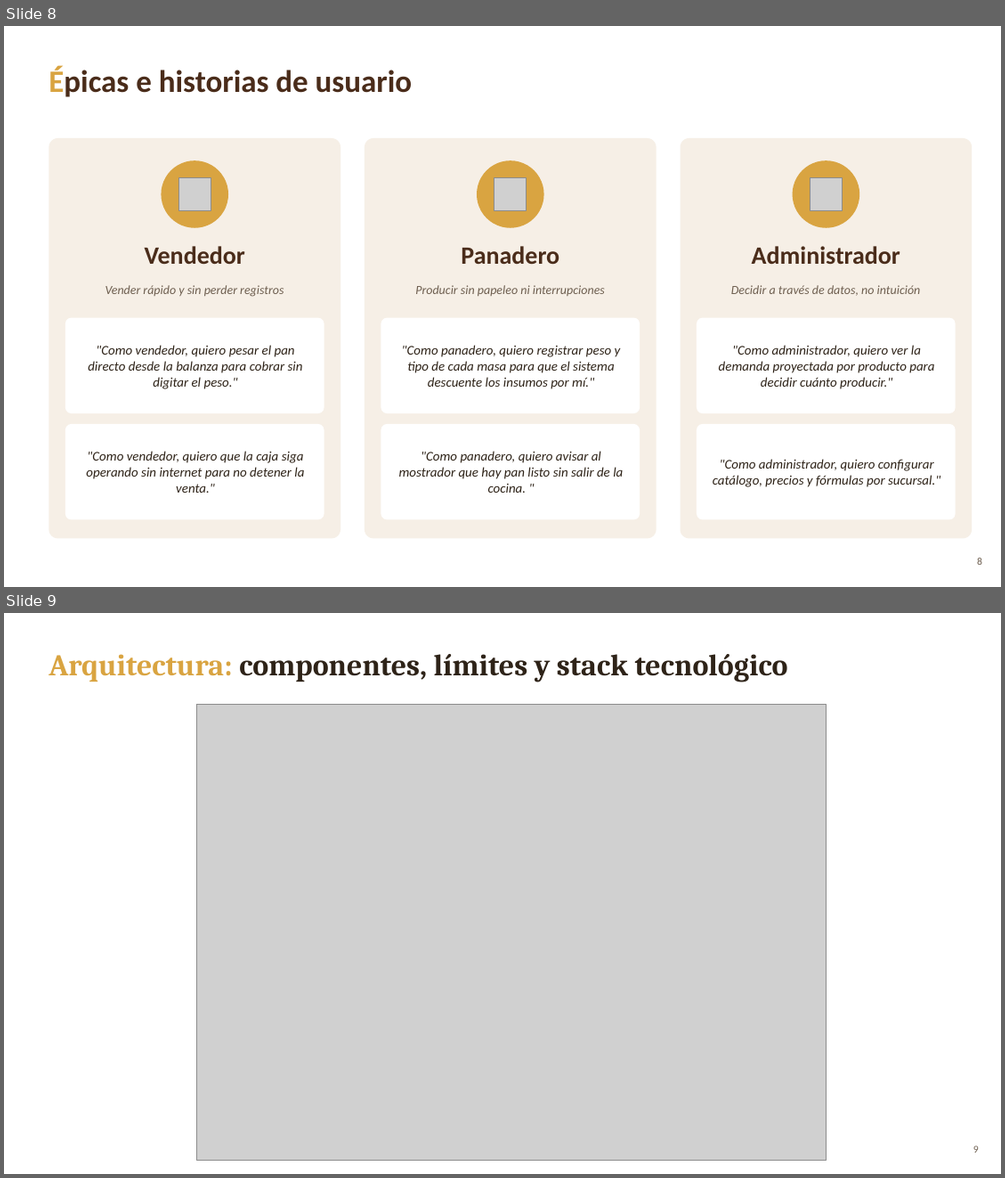
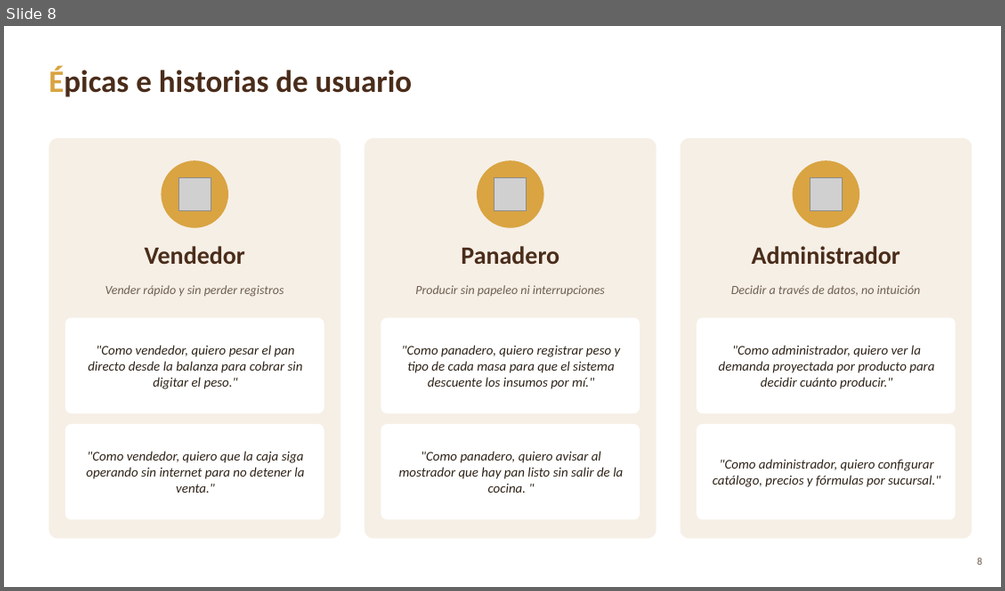
Before and after one commit to ro-mancilla/Capstone_002D_Grupo1, a slide deck: Fase 1/Evidencias Grupales/Presentacion_Fase1_EcoPan.pptx. Shown one above the other, each under a label of ours: slides 8 and 9 before the commit, slide 8 after it. The pictures are 1005x1178 and 1005x591 pixels, drawn with LibreOffice and Linux fonts; fonts in the diff are those of the drawing; grey boxes stand for pictures. Boxes give left, top, right and bottom in pixels: in the first picture for what was removed or moved away, otherwise in the second. Text is boxed around its words. In the diff, an @@ line names an element or a change of style, - is before the commit and + after.

```diff
--- a/Fase 1/Evidencias Grupales/Presentacion_Fase1_EcoPan.pptx
+++ b/Fase 1/Evidencias Grupales/Presentacion_Fase1_EcoPan.pptx
@@ slide 9 removed at (4, 613, 1001, 1174), background #FFFFFF @@
@@ text removed at (48, 654, 788, 682) @@
-Arquitectura: componentes, límites y stack tecnológico
@@ picture removed at (197, 705, 825, 1160) @@
@@ text removed at (973, 1145, 979, 1152) @@
-9
```
Also in this commit, not shown: 1 slide changed, 1 slide added.
